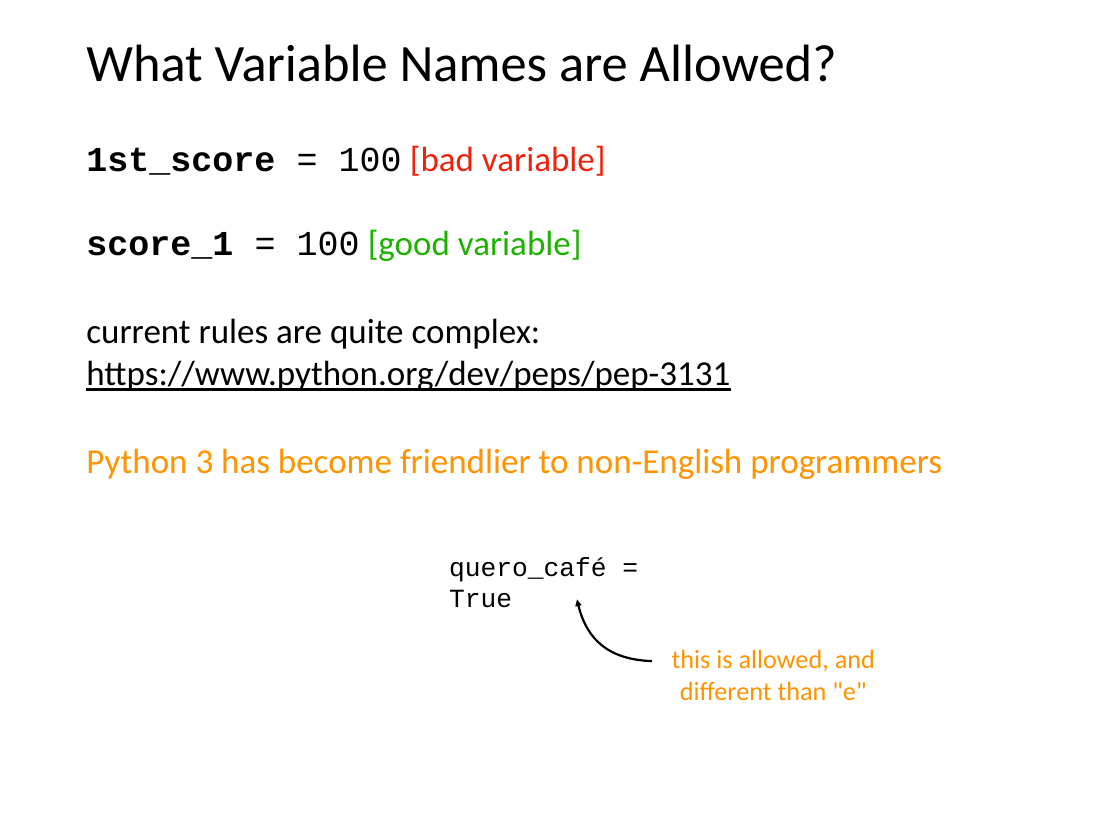
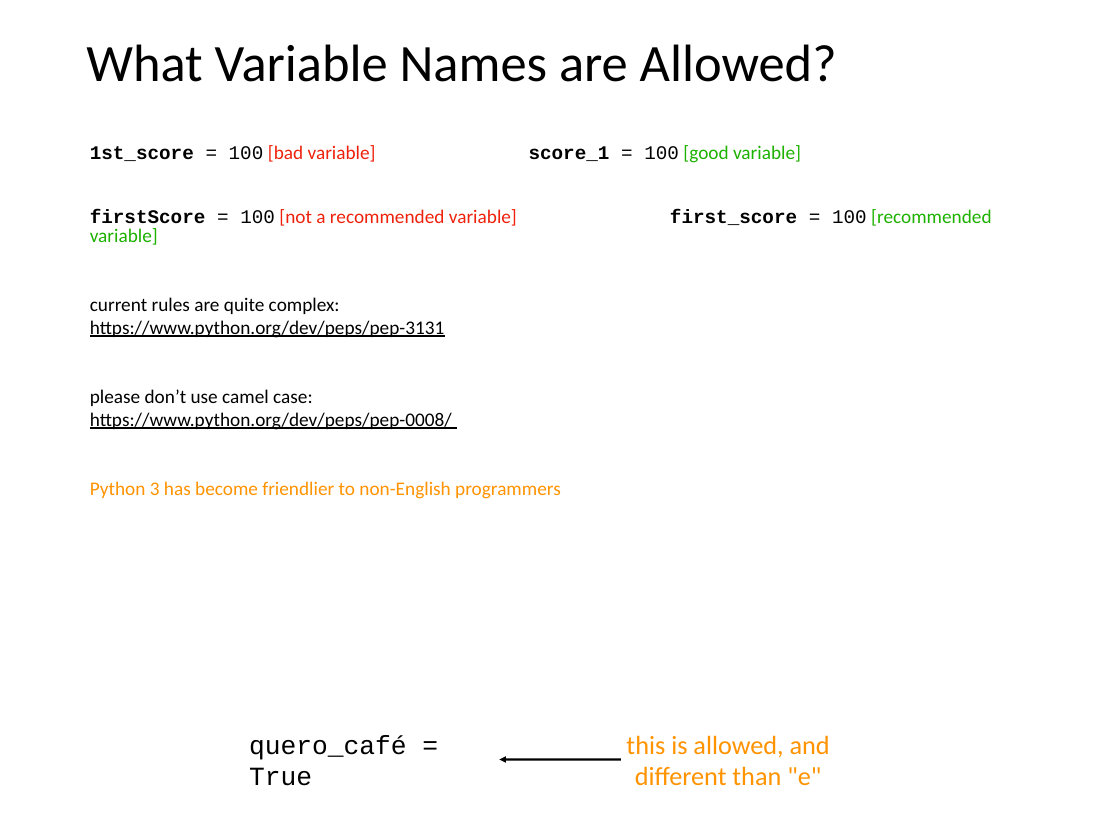
Before and after one commit to tylerharter/caraza-harter-com, a slide deck: slide 45 of tyler/meena/cs220/s21/materials/lec_05_S21.ppt (slide 46 before the commit). Drawn at 1120x840 pixels with LibreOffice and Linux fonts; fonts in the diff are those of the drawing. Boxes give left, top, right and bottom in pixels: in the first picture for what was removed or moved away, otherwise in the second. Text is boxed around its words. In the diff, an @@ line names an element or a change of style, - is before the commit and + after.

```diff
--- a/tyler/meena/cs220/s21/materials/lec_05_S21.ppt
+++ b/tyler/meena/cs220/s21/materials/lec_05_S21.ppt
@@ text at [90, 145, 991, 230]: text changed; size 32 to 17.6 pt @@
-1st_score = 100 [bad variable]
-score_1 = 100 [good variable]
+1st_score = 100 [bad variable] score_1 = 100 [good variable]
+firstScore = 100 [not a recommended variable] first_score = 100 [recommended variable]
@@ text at [90, 297, 561, 499]: size 32 to 17.6 pt in "current rules are quite complex: https://www.python.org/dev/ ...", "Python 3 has become friendlier to non-English ..." @@
@@ text at [90, 389, 452, 430]: paragraph added @@
+please don’t use camel case:
+https://www.python.org/dev/peps/pep-0008/
@@ freeform shape removed at [577, 599, 652, 661] @@
@@ text "quero_café = True": place and size @@
-text "quero_café = True" at [449, 557, 607, 608]
+text "quero_café = True" at [249, 735, 407, 786]
@@ text "this is allowed, and": place and size @@
-text "this is allowed, and" at [672, 649, 875, 700]
+text "this is allowed, and" at [626, 735, 830, 785]
@@ arrow added from (621, 759) to (499, 759), #000000 2.01 pt @@
```
Also in this commit, not shown: 1 slide removed, 4 other files.
